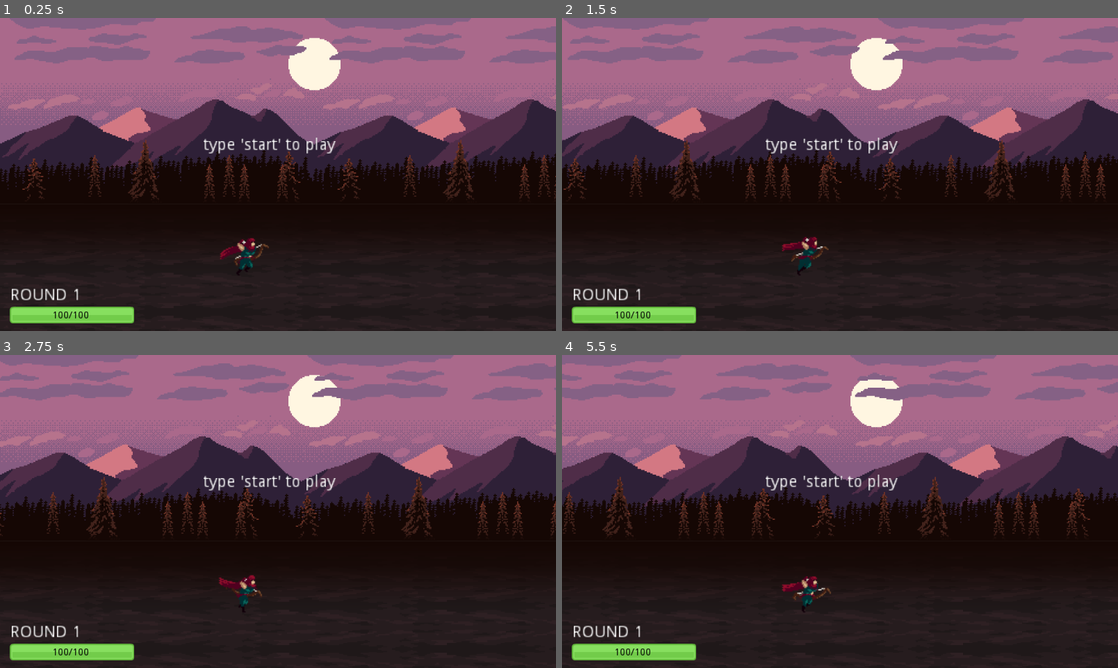
Above: before the commit, frames 1-4 (two rows, left to right).
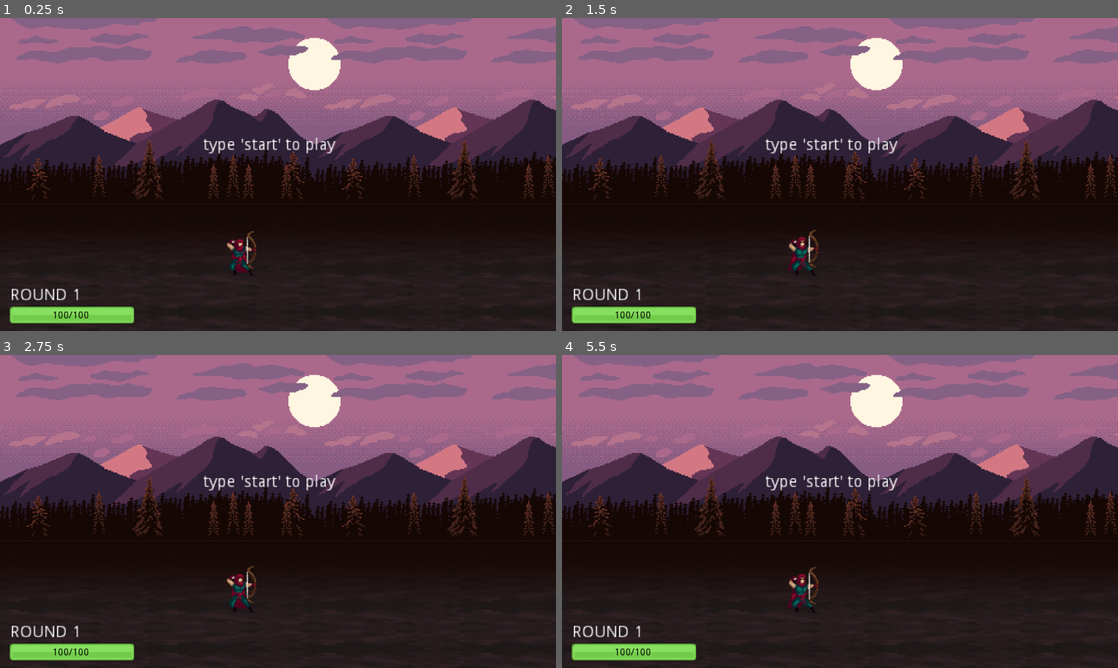
Above: after the commit, the same moments.

Repository: ACubed/Archetype
Game: Godot game, scene res://Scenes/World.tscn
Two runs of this game, one before a commit and one after it. Both use one fixed random seed, a clock stepped at 60 frames per second and the inputs below.
Inputs:
- Up to frame 1 (0.25 s): no input
- Up to frame 2 (1.5 s): tap Enter at 0.5 s; tap Backspace at 0.6, 1.35 s; tap Space at 0.77 s
- Up to frame 3 (2.75 s): tap Space at 1.52 s; tap Backspace at 2.1 s
- Up to frame 4 (5.5 s): tap Backspace every 0.75 s from 2.85 to 5.1 s; tap Space at 3.02, 3.77, 4.52 s

The runs differ from the first frame. In frame 1, 5.1% of the frame differs, in the area x 0-100%, y 0-82%; in frame 2, 10%; in frame 3, 13%; in frame 4, 18%, in the area x 0-100%, y 0-83%.

Commit message:
Reload scene on restart

Diff:
--- a/Scenes/World.tscn
+++ b/Scenes/World.tscn
@@ -33,6 +33,7 @@
 [ext_resource path="res://AudioLayer/string_beat_2.ogg" type="AudioStream" id=31]
 [ext_resource path="res://AudioLayer/violin_1.ogg" type="AudioStream" id=32]
 [ext_resource path="res://Images/barHorizontal_green.png" type="Texture" id=33]
+[ext_resource path="res://SpriteFrames/archer_death.png" type="Texture" id=34]
 
 [sub_resource type="AtlasTexture" id=1]
 flags = 4
@@ -139,125 +140,125 @@
 atlas = ExtResource( 16 )
 region = Rect2( 1664, 0, 128, 128 )
 
-[sub_resource type="AtlasTexture" id=22]
-flags = 4
-atlas = ExtResource( 12 )
+[sub_resource type="AtlasTexture" id=97]
+flags = 4
+atlas = ExtResource( 34 )
+region = Rect2( 0, 0, 128, 128 )
+
+[sub_resource type="AtlasTexture" id=98]
+flags = 4
+atlas = ExtResource( 34 )
+region = Rect2( 128, 0, 128, 128 )
+
+[sub_resource type="AtlasTexture" id=99]
+flags = 4
+atlas = ExtResource( 34 )
+region = Rect2( 256, 0, 128, 128 )
+
+[sub_resource type="AtlasTexture" id=100]
+flags = 4
+atlas = ExtResource( 34 )
+region = Rect2( 384, 0, 128, 128 )
+
+[sub_resource type="AtlasTexture" id=101]
+flags = 4
+atlas = ExtResource( 34 )
 region = Rect2( 512, 0, 128, 128 )
 
-[sub_resource type="AtlasTexture" id=23]
-flags = 4
-atlas = ExtResource( 12 )
+[sub_resource type="AtlasTexture" id=102]
+flags = 4
+atlas = ExtResource( 34 )
 region = Rect2( 640, 0, 128, 128 )
 
-[sub_resource type="AtlasTexture" id=24]
-flags = 4
-atlas = ExtResource( 12 )
+[sub_resource type="AtlasTexture" id=103]
+flags = 4
+atlas = ExtResource( 34 )
 region = Rect2( 768, 0, 128, 128 )
 
-[sub_resource type="AtlasTexture" id=25]
-flags = 4
-atlas = ExtResource( 12 )
+[sub_resource type="AtlasTexture" id=104]
+flags = 4
+atlas = ExtResource( 34 )
 region = Rect2( 896, 0, 128, 128 )
 
-[sub_resource type="AtlasTexture" id=26]
-flags = 4
-atlas = ExtResource( 12 )
+[sub_resource type="AtlasTexture" id=105]
+flags = 4
+atlas = ExtResource( 34 )
 region = Rect2( 1024, 0, 128, 128 )
 
-[sub_resource type="AtlasTexture" id=27]
-flags = 4
-atlas = ExtResource( 12 )
+[sub_resource type="AtlasTexture" id=106]
+flags = 4
+atlas = ExtResource( 34 )
 region = Rect2( 1152, 0, 128, 128 )
 
-[sub_resource type="AtlasTexture" id=28]
-flags = 4
-atlas = ExtResource( 12 )
+[sub_resource type="AtlasTexture" id=107]
+flags = 4
+atlas = ExtResource( 34 )
 region = Rect2( 1280, 0, 128, 128 )
 
-[sub_resource type="AtlasTexture" id=29]
-flags = 4
-atlas = ExtResource( 12 )
+[sub_resource type="AtlasTexture" id=108]
+flags = 4
+atlas = ExtResource( 34 )
 region = Rect2( 1408, 0, 128, 128 )
 
-[sub_resource type="AtlasTexture" id=30]
-flags = 4
-atlas = ExtResource( 12 )
+[sub_resource type="AtlasTexture" id=109]
+flags = 4
+atlas = ExtResource( 34 )
 region = Rect2( 1536, 0, 128, 128 )
 
-[sub_resource type="AtlasTexture" id=31]
-flags = 4
-atlas = ExtResource( 12 )
+[sub_resource type="AtlasTexture" id=110]
+flags = 4
+atlas = ExtResource( 34 )
 region = Rect2( 1664, 0, 128, 128 )
 
-[sub_resource type="AtlasTexture" id=32]
-flags = 4
-atlas = ExtResource( 12 )
+[sub_resource type="AtlasTexture" id=111]
+flags = 4
+atlas = ExtResource( 34 )
 region = Rect2( 1792, 0, 128, 128 )
 
-[sub_resource type="AtlasTexture" id=33]
-flags = 4
-atlas = ExtResource( 12 )
+[sub_resource type="AtlasTexture" id=112]
+flags = 4
+atlas = ExtResource( 34 )
 region = Rect2( 1920, 0, 128, 128 )
 
-[sub_resource type="AtlasTexture" id=34]
-flags = 4
-atlas = ExtResource( 12 )
+[sub_resource type="AtlasTexture" id=113]
+flags = 4
+atlas = ExtResource( 34 )
 region = Rect2( 2048, 0, 128, 128 )
 
-[sub_resource type="AtlasTexture" id=35]
-flags = 4
-atlas = ExtResource( 12 )
+[sub_resource type="AtlasTexture" id=114]
+flags = 4
+atlas = ExtResource( 34 )
 region = Rect2( 2176, 0, 128, 128 )
 
-[sub_resource type="AtlasTexture" id=36]
-flags = 4
-atlas = ExtResource( 12 )
+[sub_resource type="AtlasTexture" id=115]
+flags = 4
+atlas = ExtResource( 34 )
 region = Rect2( 2304, 0, 128, 128 )
 
-[sub_resource type="AtlasTexture" id=37]
-flags = 4
-atlas = ExtResource( 12 )
+[sub_resource type="AtlasTexture" id=116]
+flags = 4
+atlas = ExtResource( 34 )
 region = Rect2( 2432, 0, 128, 128 )
 
-[sub_resource type="AtlasTexture" id=38]
-flags = 4
-atlas = ExtResource( 12 )
+[sub_resource type="AtlasTexture" id=117]
+flags = 4
+atlas = ExtResource( 34 )
 region = Rect2( 2560, 0, 128, 128 )
 
-[sub_resource type="AtlasTexture" id=39]
-flags = 4
-atlas = ExtResource( 12 )
+[sub_resource type="AtlasTexture" id=118]
+flags = 4
+atlas = ExtResource( 34 )
 region = Rect2( 2688, 0, 128, 128 )
 
-[sub_resource type="AtlasTexture" id=40]
-flags = 4
-atlas = ExtResource( 12 )
+[sub_resource type="AtlasTexture" id=119]
+flags = 4
+atlas = ExtResource( 34 )
 region = Rect2( 2816, 0, 128, 128 )
 
-[sub_resource type="AtlasTexture" id=41]
-flags = 4
-atlas = ExtResource( 12 )
+[sub_resource type="AtlasTexture" id=120]
+flags = 4
+atlas = ExtResource( 34 )
 region = Rect2( 2944, 0, 128, 128 )
-
-[sub_resource type="AtlasTexture" id=42]
-flags = 4
-atlas = ExtResource( 12 )
-region = Rect2( 3072, 0, 128, 128 )
-
-[sub_resource type="AtlasTexture" id=43]
-flags = 4
-atlas = ExtResource( 12 )
-region = Rect2( 3200, 0, 128, 128 )
-
-[sub_resource type="AtlasTexture" id=44]
-flags = 4
-atlas = ExtResource( 12 )
-region = Rect2( 3328, 0, 128, 128 )
-
-[sub_resource type="AtlasTexture" id=45]
-flags = 4
-atlas = ExtResource( 12 )
-region = Rect2( 3456, 0, 128, 128 )
 
 [sub_resource type="AtlasTexture" id=46]
 flags = 4
@@ -521,10 +522,10 @@
 "name": "Attack",
 "speed": 18.0
 }, {
-"frames": [ SubResource( 18 ), SubResource( 19 ), SubResource( 20 ), SubResource( 21 ), SubResource( 22 ), SubResource( 23 ), SubResource( 24 ), SubResource( 25 ), SubResource( 26 ), SubResource( 27 ), SubResource( 28 ), SubResource( 29 ), SubResource( 30 ), SubResource( 31 ), SubResource( 32 ), SubResource( 33 ), SubResource( 34 ), SubResource( 35 ), SubResource( 36 ), SubResource( 37 ), SubResource( 38 ), SubResource( 39 ), SubResource( 40 ), SubResource( 41 ), SubResource( 42 ), SubResource( 43 ), SubResource( 44 ), SubResource( 45 ) ],
+"frames": [ SubResource( 97 ), SubResource( 98 ), SubResource( 99 ), SubResource( 100 ), SubResource( 101 ), SubResource( 102 ), SubResource( 103 ), SubResource( 104 ), SubResource( 105 ), SubResource( 106 ), SubResource( 107 ), SubResource( 108 ), SubResource( 109 ), SubResource( 110 ), SubResource( 111 ), SubResource( 112 ), SubResource( 113 ), SubResource( 114 ), SubResource( 115 ), SubResource( 116 ), SubResource( 117 ), SubResource( 118 ), SubResource( 119 ), SubResource( 120 ) ],
 "loop": false,
 "name": "Death",
-"speed": 5.0
+"speed": 15.0
 }, {
 "frames": [ SubResource( 46 ), SubResource( 47 ), SubResource( 48 ), SubResource( 49 ), SubResource( 50 ), SubResource( 51 ), SubResource( 52 ), SubResource( 53 ) ],
 "loop": true,
@@ -687,6 +688,7 @@
 scroll_speed = 0.15
 
 [node name="mountain_fg" type="Sprite" parent="scrolling_background/bg_layer_6"]
+position = Vector2( 0, 0.454407 )
 texture = ExtResource( 11 )
 centered = false
 
@@ -725,8 +727,8 @@
 position = Vector2( 420.127, 419.627 )
 scale = Vector2( 2, 2 )
 frames = SubResource( 96 )
-animation = "Run"
-frame = 6
+animation = "Idle"
+frame = 4
 playing = true
 
 [node name="buffer" type="RichTextLabel" parent="."]
--- a/Scenes/enemy.tscn
+++ b/Scenes/enemy.tscn
@@ -408,7 +408,7 @@
 "speed": 15.0
 }, {
 "frames": [ SubResource( 39 ), SubResource( 40 ), SubResource( 41 ), SubResource( 42 ), SubResource( 43 ), SubResource( …(654 unchanged characters)…
-"loop": true,
+"loop": false,
 "name": "Death",
 "speed": 20.0
 } ]
@@ -436,6 +436,6 @@
 scale = Vector2( 2, 2 )
 frames = SubResource( 79 )
 animation = "Run"
-frame = 2
+frame = 1
 playing = true
 flip_h = true
--- a/Scripts/enemy.gd
+++ b/Scripts/enemy.gd
@@ -63,3 +63,8 @@
 	sprite.play("Attack")
 	yield(sprite, "animation_finished")
 	attacking = false
+
+func die():
+	sprite.play("Death")
+	yield(sprite, "animation_finished")
+	queue_free()
--- a/Scripts/read_input.gd
+++ b/Scripts/read_input.gd
@@ -13,7 +13,6 @@
 onready var r_spawn_points = $enemy_right_spawns
 onready var l_spawn_points = $enemy_left_spawns
 onready var spawn_timer = $spawn_timer
-onready var hit_timer = $hit_timer
 onready var buffer_label = $buffer as RichTextLabel
 onready var sprite = $archer/archer_sprite as AnimatedSprite
 onready var health_bar = $hp_bar
@@ -23,7 +22,7 @@
 onready var start_label = $start
 onready var game_over_label = $game_over
 
-onready var exempt_moving_bgs = [$scrolling_background/bg_layer_3, $scrolling_background/bg_layer_4]
+var exempt_moving_bgs = []
 
 # health textures
 var green_health = preload("res://Images/barHorizontal_green.png")
@@ -51,20 +50,20 @@
 func _ready() -> void:
 	randomize()
 	alpha_regex.compile("[a-z]")
+	stop_running()
 
 func start_game():
 	started = true
 	game_over = false
 	start_label.visible = false
-	game_over_label.visible = false
-	typed_buffer = ""
-	buffer_label.text = ""
-	spawn_enemy()
-	start_wave()
-	archer_obj.health = 100
 	archer_container.add_child(archer_obj)
 	get_node("archer/archer_sprite").playing = true
 	initialize_music()
+	start_running()
+	exempt_moving_bgs = [$scrolling_background/bg_layer_3, $scrolling_background/bg_layer_4]
+	typed_buffer = ""
+	buffer_label.text = ""
+	start_wave()
 
 
 func stop_world():
@@ -72,9 +71,10 @@
 	for enemy in enemies.get_children():
 		enemy.queue_free()
 	sprite.play("Death")
+	exempt_moving_bgs = []
+	stop_running()
 	yield(sprite, "animation_finished")
 	stop_game()
-
 
 func stop_game():
 	game_over = true
@@ -152,7 +152,7 @@
 			start_game()
 	elif game_over:
 		if typed_buffer == "restart":
-			start_game()
+			get_tree().reload_current_scene()
 	else:
 		for enemy in enemies.get_children():
 			var prompt = enemy.get_prompt()
@@ -166,9 +166,9 @@
 
 				# actually kill the enemy now
 				if prev_enemy != null:
-					prev_enemy.queue_free()
+					prev_enemy.die()
 				if enemy != null:
-					enemy.queue_free()
+					enemy.die()
 
 				start_running()
 
@@ -211,7 +211,7 @@
 	if sprite.animation == "Attack":
 		sprite.set_frame(0)
 		if prev_enemy != null:
-			prev_enemy.queue_free()
+			prev_enemy.die()
 
 	sprite.play("Attack")
 	prev_enemy = enemy
Not shown: 1 places in Scenes/World.tscn that only renumber resources
